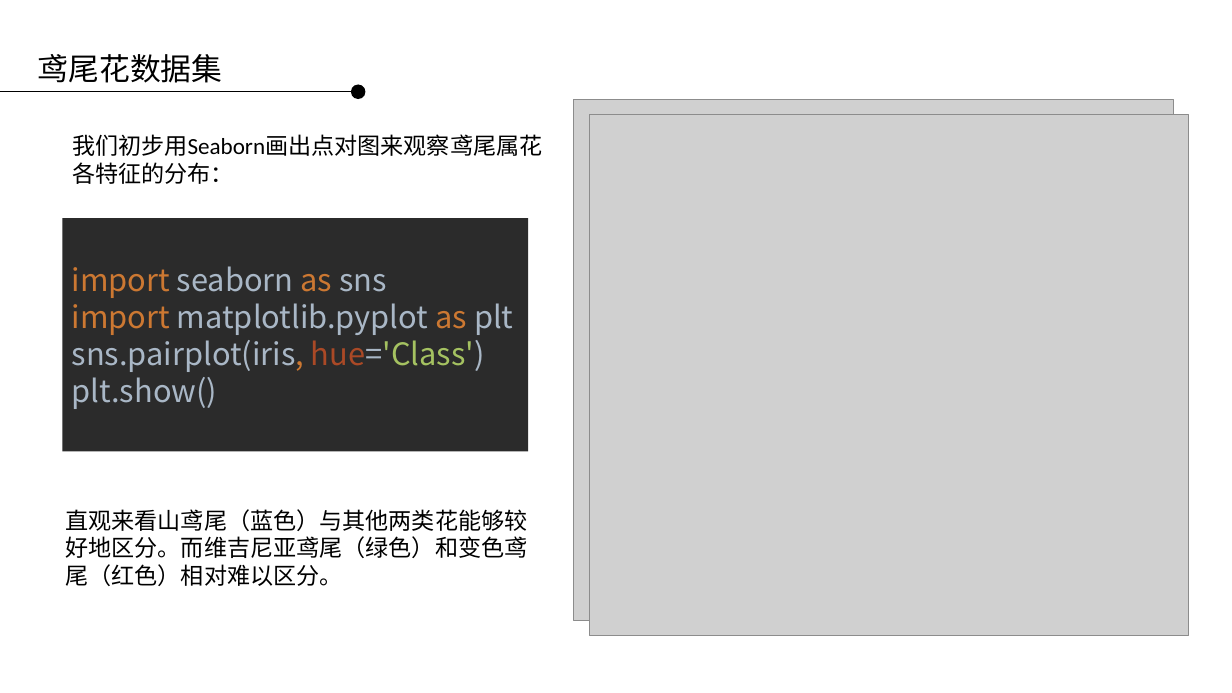
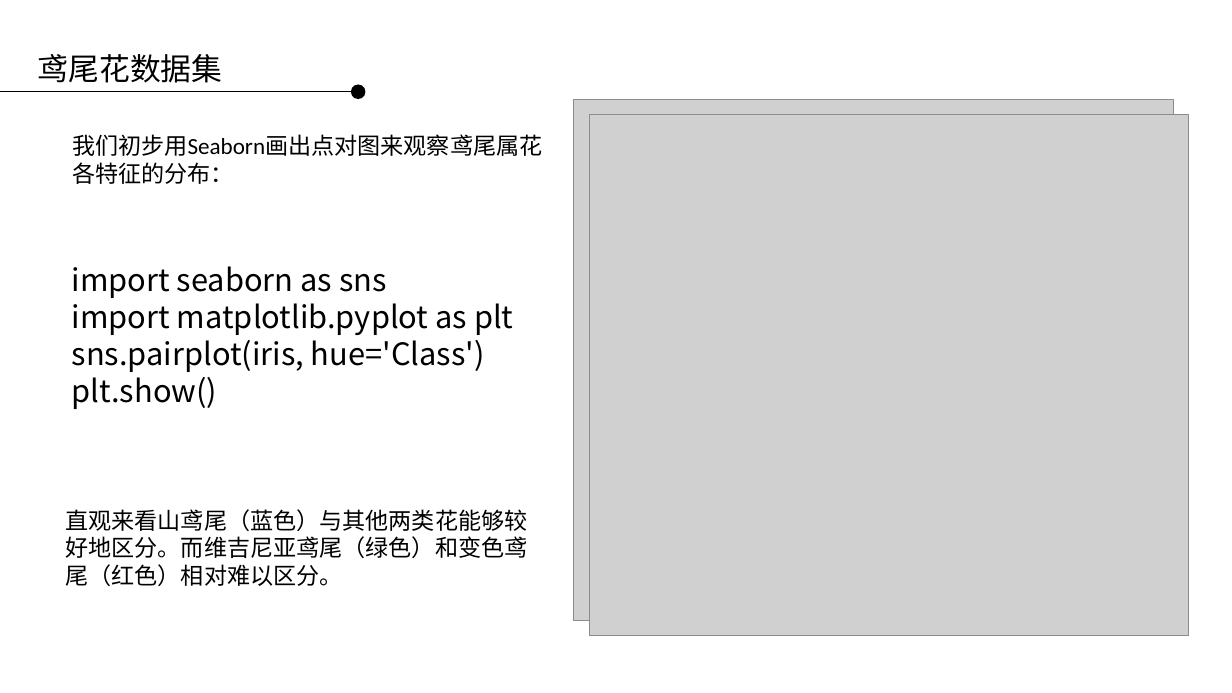
Before and after one commit to applepip/Big_Data, a slide deck: slide 22 of 产品大数据分析与建模/大数据分析与建模 - 逻辑回归 第二讲.pptx. Drawn at 1232x693 pixels with LibreOffice and Linux fonts; fonts in the diff are those of the drawing; grey boxes stand for pictures; background and template pictures are left out. Boxes give left, top, right and bottom in pixels: in the first picture for what was removed or moved away, otherwise in the second. Text is boxed around its words. In the diff, an @@ line names an element or a change of style, - is before the commit and + after.

```diff
--- a/产品大数据分析与建模/大数据分析与建模 - 逻辑回归 第二讲.pptx
+++ b/产品大数据分析与建模/大数据分析与建模 - 逻辑回归 第二讲.pptx
@@ text "import seaborn as sns import ...": place and size @@
-text "import seaborn as sns import ..." at [63,218,529,451]
+text "import seaborn as sns import ..." at [72,266,513,409]
@@ text "import seaborn as sns import ..." at [72,266,513,409]: text colour #CC7832 to #000000 in "import as import as sns.pairplot(iris,"; text colour #A9B7C6 to #000000 in "seaborn sns matplotlib.pyplot plt sns.pairplot(iris, hue='Cl ..."; text colour #AA4926 to #000000, text colour #A5C261 to #000000 in "hue='Class')"; fill #2B2B2B to none @@
```
Also in this commit, not shown: 9 other slides changed.
